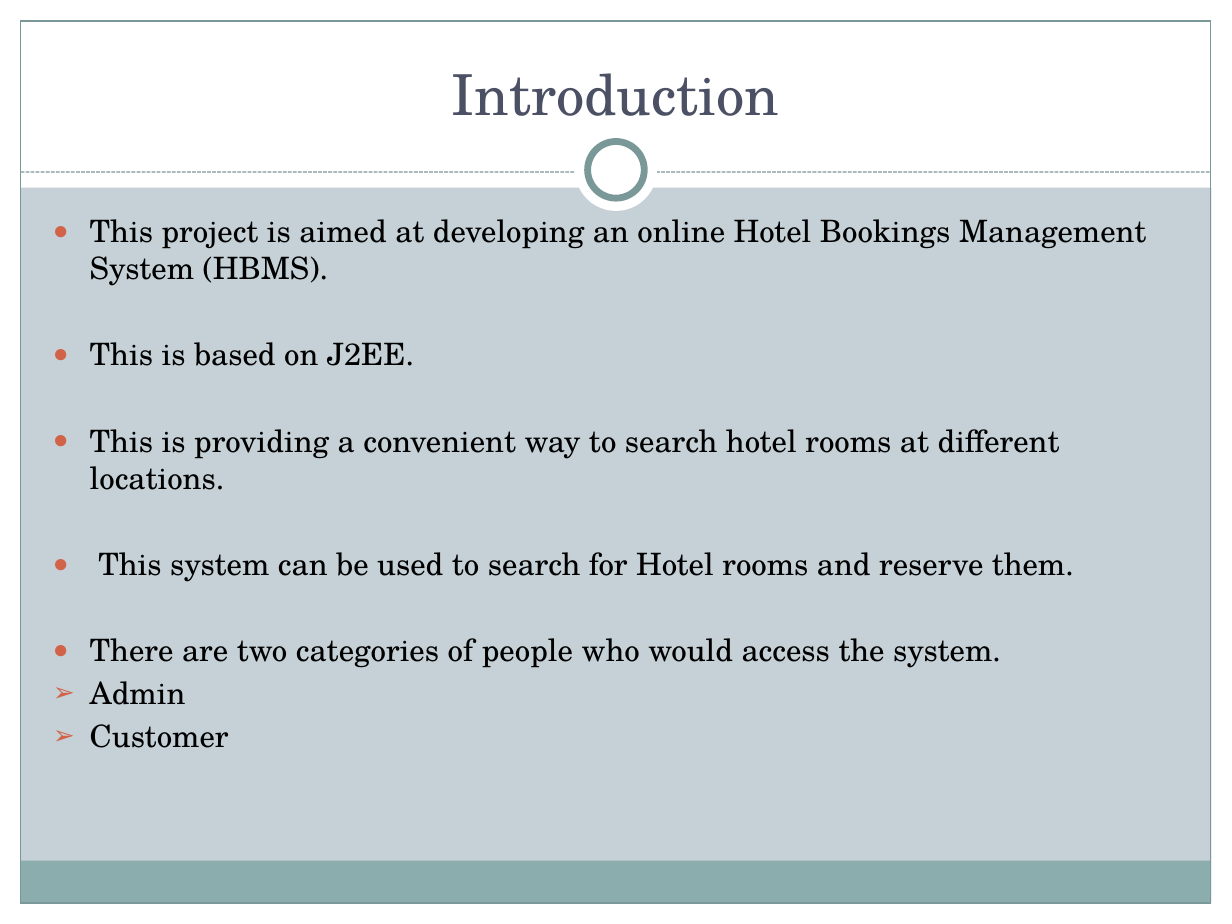
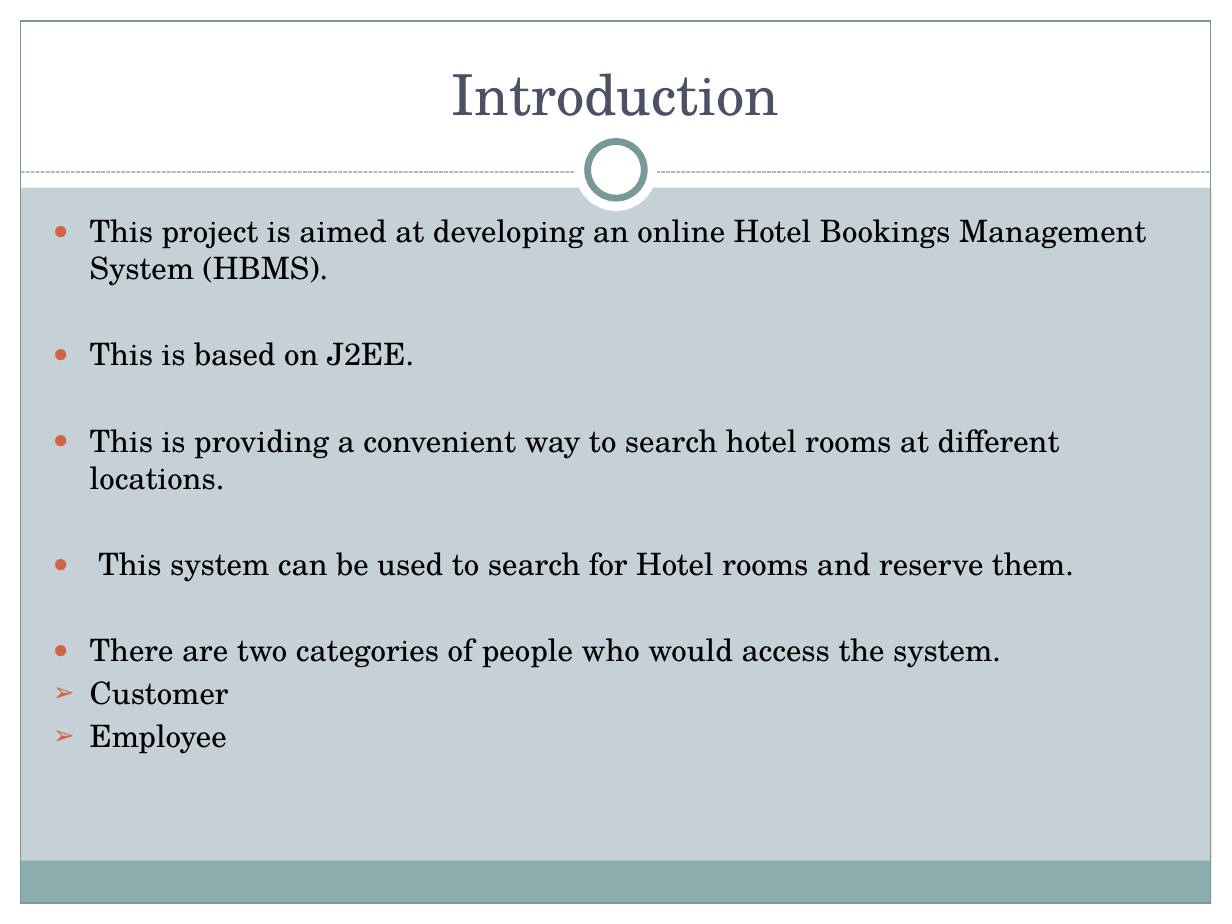
Before and after one commit to VeenaYeshala/PLP-project, a slide deck: slide 3 of HotelManagementBookingSystem_ppt.pptx. Drawn at 1232x924 pixels with LibreOffice and Linux fonts; fonts in the diff are those of the drawing. Boxes give left, top, right and bottom in pixels: in the first picture for what was removed or moved away, otherwise in the second. Text is boxed around its words. In the diff, an @@ line names an element or a change of style, - is before the commit and + after.

```diff
--- a/HotelManagementBookingSystem_ppt.pptx
+++ b/HotelManagementBookingSystem_ppt.pptx
@@ text at [90,681,186,705]: paragraph removed @@
-➢ Admin
@@ text at [90,724,227,754]: paragraph added @@
+➢ Employee
```
Also in this commit, not shown: 5 other slides changed, 10 slides added, 13 slides removed.
